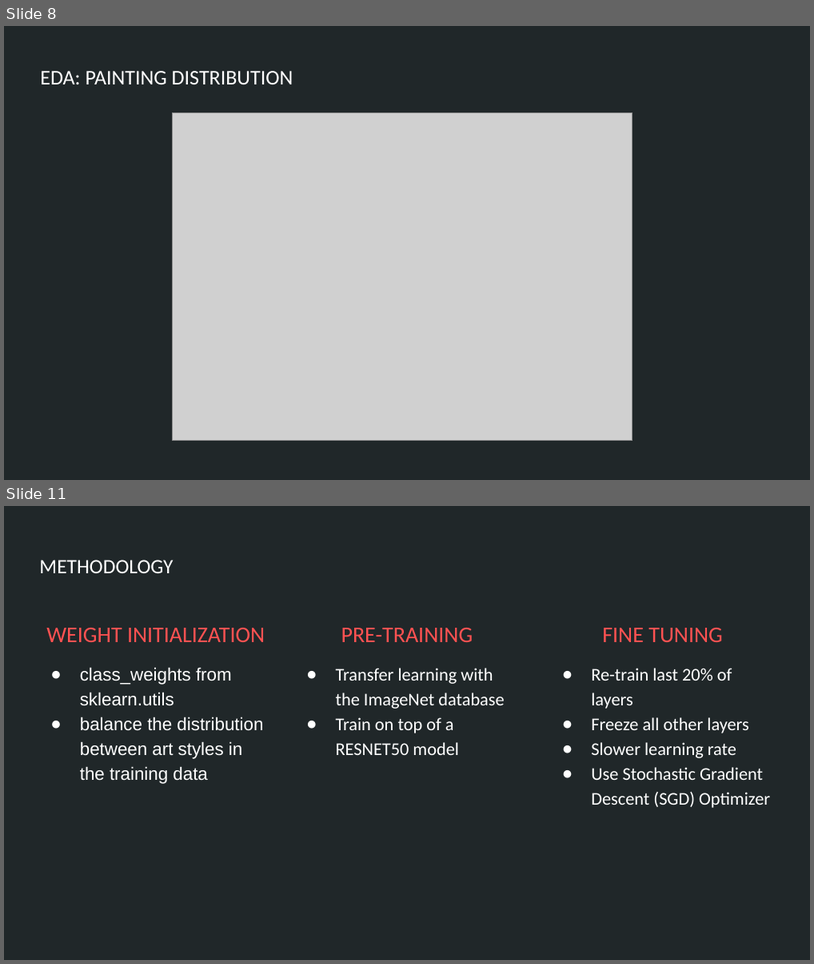
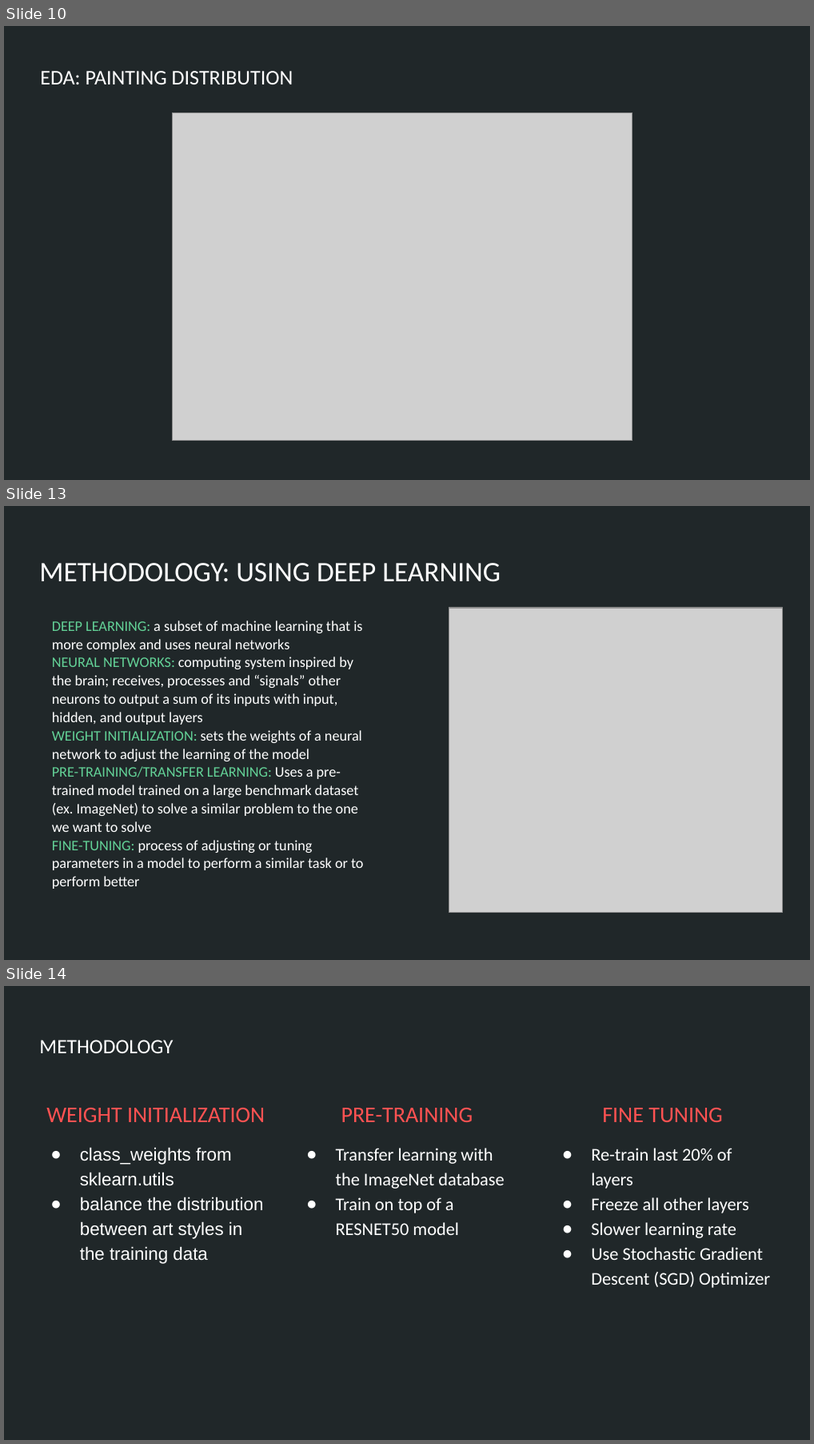
Before and after one commit to justinepicar/Art_Style_Classification, a slide deck: presentation/Art_Classification_ppt.pptx. Shown one above the other, each under a label of ours: slides 8 and 11 before the commit, slides 10, 13 and 14 after it; the slides between them are not shown. The pictures are 814x964 and 814x1444 pixels, drawn with LibreOffice and Linux fonts; fonts in the diff are those of the drawing; grey boxes stand for pictures. Boxes give left, top, right and bottom in pixels: in the first picture for what was removed or moved away, otherwise in the second. Text is boxed around its words. In the diff, an @@ line names an element or a change of style, - is before the commit and + after.

```diff
--- a/presentation/Art_Classification_ppt.pptx
+++ b/presentation/Art_Classification_ppt.pptx
@@ slide 13 added at (x1=4, y1=506, x2=810, y2=960), background #202729 @@
@@ title added at (x1=39, y1=563, x2=501, y2=582), 25.2 pt, text #FFFFFF @@
+METHODOLOGY: USING DEEP LEARNING
@@ text added at (x1=52, y1=620, x2=364, y2=888), 12.9 pt, text #FFFFFF @@
+DEEP LEARNING: a subset of machine learning that is more complex and uses neural networks
+NEURAL NETWORKS: computing system inspired by the brain; receives, processes and “signals” other neurons to output a sum of its inputs with input, hidden, and output layers
+WEIGHT INITIALIZATION: sets the weights of a neural network to adjust the learning of the model
+PRE-TRAINING/TRANSFER LEARNING: Uses a pre-trained model trained on a large benchmark dataset (ex. ImageNet) to solve a similar problem to the one we want to solve
+FINE-TUNING: process of adjusting or tuning parameters in a model to perform a similar task or to perform better
@@ picture added at (x1=449, y1=608, x2=783, y2=912) @@
@@ what was slide 8 is now slide 10 @@
@@ what was slide 11 is now slide 14 @@
```
Also in this commit, not shown: 9 slides changed, 4 other slides added, 7 other files.
